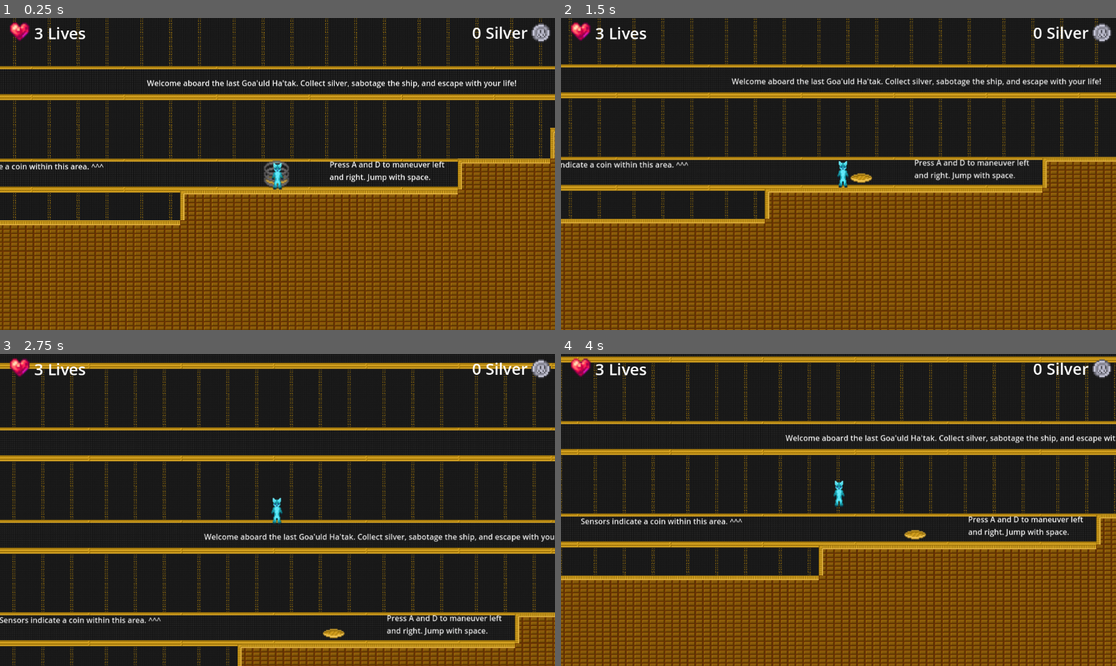
Above: before the commit, frames 1-4 (two rows, left to right).
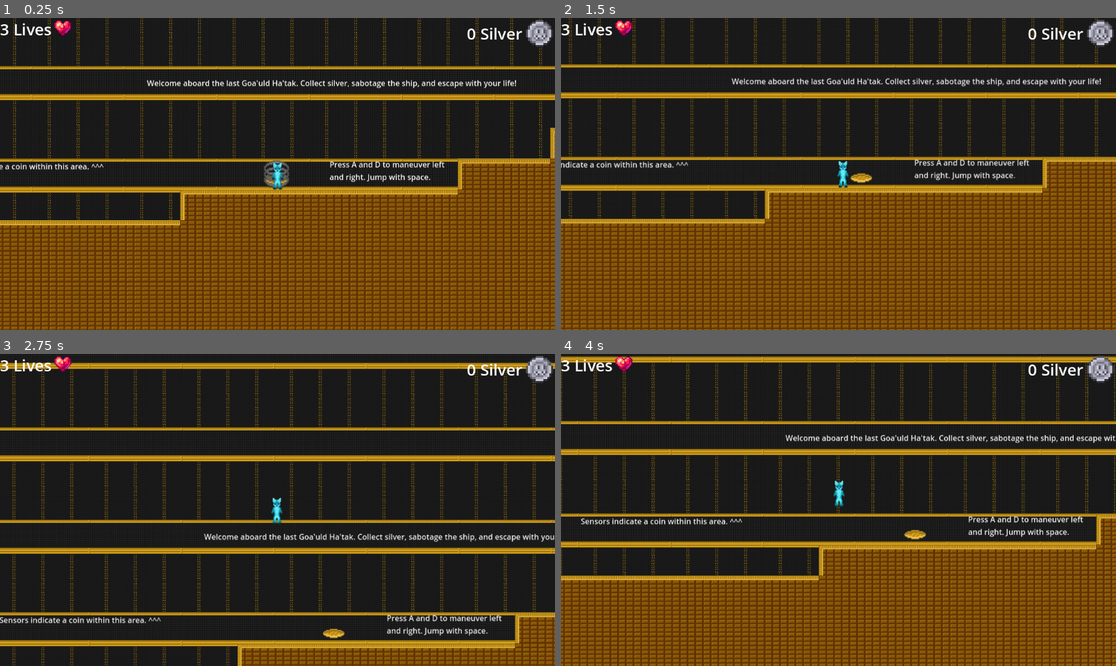
Above: after the commit, the same moments.

Repository: Novaliyn/SuperSilverHunter
Game: Godot game, scene res://main.tscn
Two runs of this game, one before a commit and one after it. Both use one fixed random seed, a clock stepped at 60 frames per second and the inputs below.
Inputs:
- Up to frame 1 (0.25 s): no input
- Up to frame 2 (1.5 s): tap A (KEYA) at 0.5, 0.6, 1.25 s; tap D (KEYD) at 0.8, 1.35 s
- Up to frame 3 (2.75 s): tap Space (Spacebar) at 1.55, 2.1 s; tap A (KEYA) at 2, 2.3 s
- Up to frame 4 (4 s): tap A (KEYA) at 2.75, 2.85, 3.5 s; tap D (KEYD) at 3.05, 3.6 s; tap Space (Spacebar) at 3.8 s

The runs differ from the first frame. In frame 1, 1.0% of the frame differs, in the area x 0-100%, y 0-10%; in frame 2, 1.0%; in frame 3, 1.0%; in frame 4, 1.0%.

Commit message:
rename player

Diff:
--- a/Levels/Level0.tscn
+++ b/Levels/Level0.tscn
@@ -2,8 +2,8 @@
 
 [ext_resource type="Texture2D" uid="uid://dpv3l8fum2hgm" path="res://images/End.jpg" id="1"]
 [ext_resource type="Texture2D" uid="uid://bv86omlqgxj30" path="res://images/Tilemap64.png" id="2"]
-[ext_resource type="PackedScene" uid="uid://flb8xv1teey1" path="res://Objects/Character.tscn" id="3"]
-[ext_resource type="PackedScene" uid="uid://bv0uhxnwjx1el" path="res://Objects/silver.tscn" id="4"]
+[ext_resource type="PackedScene" uid="uid://flb8xv1teey1" path="res://Objects/Player.tscn" id="3"]
+[ext_resource type="PackedScene" uid="uid://bv0uhxnwjx1el" path="res://Objects/Silver.tscn" id="4"]
 [ext_resource type="PackedScene" uid="uid://17jlpnassayg" path="res://Objects/gravity_orb.tscn" id="5"]
 [ext_resource type="PackedScene" uid="uid://4n1c43i8d1ig" path="res://Objects/exit_door.tscn" id="6"]
 [ext_resource type="PackedScene" uid="uid://b04lqfbxi8g64" path="res://Objects/stargate.tscn" id="7"]
@@ -13,73 +13,43 @@
 texture_region_size = Vector2i(64, 64)
 0:0/0 = 0
 0:0/0/physics_layer_0/polygon_0/points = PackedVector2Array(-32, -32, 32, -32, 32, 32, -32, 32)
-0:0/0/script = null
 1:0/0 = 0
 1:0/0/physics_layer_0/polygon_0/points = PackedVector2Array(-32, -32, 32, -32, 32, 32, -32, 32)
-1:0/0/script = null
 2:0/0 = 0
 2:0/0/physics_layer_0/polygon_0/points = PackedVector2Array(-32, -32, 32, -32, 32, 32, -32, 32)
-2:0/0/script = null
 3:0/0 = 0
-3:0/0/script = null
 5:0/0 = 0
-5:0/0/script = null
 7:0/0 = 0
-7:0/0/script = null
 9:0/0 = 0
-9:0/0/script = null
 0:1/0 = 0
 0:1/0/physics_layer_0/polygon_0/points = PackedVector2Array(-32, -32, 32, -32, 32, 32, -32, 32)
-0:1/0/script = null
 1:1/0 = 0
 1:1/0/physics_layer_0/polygon_0/points = PackedVector2Array(-32, -32, 32, -32, 32, 32, -32, 32)
-1:1/0/script = null
 2:1/0 = 0
 2:1/0/physics_layer_0/polygon_0/points = PackedVector2Array(-32, -32, 32, -32, 32, 32, -32, 32)
-2:1/0/script = null
 4:1/0 = 0
-4:1/0/script = null
 6:1/0 = 0
-6:1/0/script = null
 8:1/0 = 0
-8:1/0/script = null
 0:2/0 = 0
 0:2/0/physics_layer_0/polygon_0/points = PackedVector2Array(-32, -32, 32, -32, 32, 32, -32, 32)
-0:2/0/script = null
 1:2/0 = 0
 1:2/0/physics_layer_0/polygon_0/points = PackedVector2Array(-32, -32, 32, -32, 32, 32, -32, 32)
-1:2/0/script = null
 2:2/0 = 0
 2:2/0/physics_layer_0/polygon_0/points = PackedVector2Array(-32, -32, 32, -32, 32, 32, -32, 32)
-2:2/0/script = null
 3:2/0 = 0
-3:2/0/script = null
 5:2/0 = 0
-5:2/0/script = null
 7:2/0 = 0
-7:2/0/script = null
 9:2/0 = 0
-9:2/0/script = null
 0:3/0 = 0
-0:3/0/script = null
 2:3/0 = 0
-2:3/0/script = null
 4:3/0 = 0
-4:3/0/script = null
 6:3/0 = 0
-6:3/0/script = null
 8:3/0 = 0
-8:3/0/script = null
 1:4/0 = 0
-1:4/0/script = null
 3:4/0 = 0
-3:4/0/script = null
 5:4/0 = 0
-5:4/0/script = null
 7:4/0 = 0
-7:4/0/script = null
 9:4/0 = 0
-9:4/0/script = null
 
 [sub_resource type="TileSet" id="TileSet_4p0jq"]
 tile_size = Vector2i(64, 64)
--- a/Levels/Level1.tscn
+++ b/Levels/Level1.tscn
@@ -3,10 +3,10 @@
 [ext_resource type="Script" uid="uid://bi7enuilelefj" path="res://Scripts/level_1.gd" id="1"]
 [ext_resource type="Texture2D" uid="uid://ymr1iw76ibv7" path="res://images/Background.png" id="2"]
 [ext_resource type="Texture2D" uid="uid://bv86omlqgxj30" path="res://images/Tilemap64.png" id="3"]
-[ext_resource type="PackedScene" uid="uid://flb8xv1teey1" path="res://Objects/Character.tscn" id="4"]
+[ext_resource type="PackedScene" uid="uid://flb8xv1teey1" path="res://Objects/Player.tscn" id="4"]
 [ext_resource type="PackedScene" uid="uid://c2kqqqsjlg8yi" path="res://Objects/spike.tscn" id="5"]
-[ext_resource type="PackedScene" uid="uid://bv0uhxnwjx1el" path="res://Objects/silver.tscn" id="6"]
-[ext_resource type="PackedScene" uid="uid://c4iiik1f6sp3h" path="res://Objects/healthpack.tscn" id="7"]
+[ext_resource type="PackedScene" uid="uid://bv0uhxnwjx1el" path="res://Objects/Silver.tscn" id="6"]
+[ext_resource type="PackedScene" uid="uid://c4iiik1f6sp3h" path="res://Objects/HealthPack.tscn" id="7"]
 [ext_resource type="PackedScene" uid="uid://4n1c43i8d1ig" path="res://Objects/exit_door.tscn" id="8"]
 
 [sub_resource type="TileSetAtlasSource" id="TileSetAtlasSource_nutv8"]
@@ -14,73 +14,43 @@
 texture_region_size = Vector2i(64, 64)
 0:0/0 = 0
 0:0/0/physics_layer_0/polygon_0/points = PackedVector2Array(-32, -32, 32, -32, 32, 32, -32, 32)
-0:0/0/script = null
 1:0/0 = 0
 1:0/0/physics_layer_0/polygon_0/points = PackedVector2Array(-32, -32, 32, -32, 32, 32, -32, 32)
-1:0/0/script = null
 3:0/0 = 0
-3:0/0/script = null
 5:0/0 = 0
-5:0/0/script = null
 7:0/0 = 0
-7:0/0/script = null
 9:0/0 = 0
-9:0/0/script = null
 0:1/0 = 0
 0:1/0/physics_layer_0/polygon_0/points = PackedVector2Array(-32, -32, 32, -32, 32, 32, -32, 32)
-0:1/0/script = null
 2:1/0 = 0
 2:1/0/physics_layer_0/polygon_0/points = PackedVector2Array(-32, -32, 32, -32, 32, 32, -32, 32)
-2:1/0/script = null
 4:1/0 = 0
-4:1/0/script = null
 6:1/0 = 0
-6:1/0/script = null
 8:1/0 = 0
-8:1/0/script = null
 1:2/0 = 0
 1:2/0/physics_layer_0/polygon_0/points = PackedVector2Array(-32, -32, 32, -32, 32, 32, -32, 32)
-1:2/0/script = null
 3:2/0 = 0
-3:2/0/script = null
 5:2/0 = 0
-5:2/0/script = null
 7:2/0 = 0
-7:2/0/script = null
 9:2/0 = 0
-9:2/0/script = null
 0:3/0 = 0
-0:3/0/script = null
 2:3/0 = 0
-2:3/0/script = null
 4:3/0 = 0
-4:3/0/script = null
 6:3/0 = 0
-6:3/0/script = null
 8:3/0 = 0
-8:3/0/script = null
 1:4/0 = 0
-1:4/0/script = null
 3:4/0 = 0
-3:4/0/script = null
 5:4/0 = 0
-5:4/0/script = null
 7:4/0 = 0
-7:4/0/script = null
 9:4/0 = 0
-9:4/0/script = null
 1:1/0 = 0
 1:1/0/physics_layer_0/polygon_0/points = PackedVector2Array(-32, -32, 32, -32, 32, 32, -32, 32)
-1:1/0/script = null
 0:2/0 = 0
 0:2/0/physics_layer_0/polygon_0/points = PackedVector2Array(-32, -32, 32, -32, 32, 32, -32, 32)
-0:2/0/script = null
 2:0/0 = 0
 2:0/0/physics_layer_0/polygon_0/points = PackedVector2Array(-32, -32, 32, -32, 32, 32, -32, 32)
-2:0/0/script = null
 2:2/0 = 0
 2:2/0/physics_layer_0/polygon_0/points = PackedVector2Array(-32, -32, 32, -32, 32, 32, -32, 32)
-2:2/0/script = null
 
 [sub_resource type="TileSet" id="TileSet_05pb0"]
 tile_size = Vector2i(64, 64)
--- a/Levels/Level2.tscn
+++ b/Levels/Level2.tscn
@@ -3,10 +3,10 @@
 [ext_resource type="Script" uid="uid://cqkes7pg6satx" path="res://Scripts/level_2.gd" id="1"]
 [ext_resource type="Texture2D" uid="uid://ymr1iw76ibv7" path="res://images/Background.png" id="2"]
 [ext_resource type="Texture2D" uid="uid://bv86omlqgxj30" path="res://images/Tilemap64.png" id="3"]
-[ext_resource type="PackedScene" uid="uid://flb8xv1teey1" path="res://Objects/Character.tscn" id="4"]
+[ext_resource type="PackedScene" uid="uid://flb8xv1teey1" path="res://Objects/Player.tscn" id="4"]
 [ext_resource type="PackedScene" uid="uid://c2kqqqsjlg8yi" path="res://Objects/spike.tscn" id="5"]
-[ext_resource type="PackedScene" uid="uid://bv0uhxnwjx1el" path="res://Objects/silver.tscn" id="6"]
-[ext_resource type="PackedScene" uid="uid://c4iiik1f6sp3h" path="res://Objects/healthpack.tscn" id="7"]
+[ext_resource type="PackedScene" uid="uid://bv0uhxnwjx1el" path="res://Objects/Silver.tscn" id="6"]
+[ext_resource type="PackedScene" uid="uid://c4iiik1f6sp3h" path="res://Objects/HealthPack.tscn" id="7"]
 [ext_resource type="PackedScene" uid="uid://17jlpnassayg" path="res://Objects/gravity_orb.tscn" id="8"]
 [ext_resource type="PackedScene" uid="uid://cjljfn8klfkkt" path="res://Objects/moving_platform.tscn" id="9"]
 [ext_resource type="PackedScene" uid="uid://4n1c43i8d1ig" path="res://Objects/exit_door.tscn" id="10"]
@@ -16,73 +16,43 @@
 texture_region_size = Vector2i(64, 64)
 0:0/0 = 0
 0:0/0/physics_layer_0/polygon_0/points = PackedVector2Array(-32, -32, 32, -32, 32, 32, -32, 32)
-0:0/0/script = null
 1:0/0 = 0
 1:0/0/physics_layer_0/polygon_0/points = PackedVector2Array(-32, -32, 32, -32, 32, 32, -32, 32)
-1:0/0/script = null
 2:0/0 = 0
 2:0/0/physics_layer_0/polygon_0/points = PackedVector2Array(-32, -32, 32, -32, 32, 32, -32, 32)
-2:0/0/script = null
 3:0/0 = 0
-3:0/0/script = null
 5:0/0 = 0
-5:0/0/script = null
 7:0/0 = 0
-7:0/0/script = null
 9:0/0 = 0
-9:0/0/script = null
 0:1/0 = 0
 0:1/0/physics_layer_0/polygon_0/points = PackedVector2Array(-32, -32, 32, -32, 32, 32, -32, 32)
-0:1/0/script = null
 1:1/0 = 0
 1:1/0/physics_layer_0/polygon_0/points = PackedVector2Array(-32, -32, 32, -32, 32, 32, -32, 32)
-1:1/0/script = null
 2:1/0 = 0
 2:1/0/physics_layer_0/polygon_0/points = PackedVector2Array(-32, -32, 32, -32, 32, 32, -32, 32)
-2:1/0/script = null
 4:1/0 = 0
-4:1/0/script = null
 6:1/0 = 0
-6:1/0/script = null
 8:1/0 = 0
-8:1/0/script = null
 0:2/0 = 0
 0:2/0/physics_layer_0/polygon_0/points = PackedVector2Array(-32, -32, 32, -32, 32, 32, -32, 32)
-0:2/0/script = null
 1:2/0 = 0
 1:2/0/physics_layer_0/polygon_0/points = PackedVector2Array(-32, -32, 32, -32, 32, 32, -32, 32)
-1:2/0/script = null
 2:2/0 = 0
 2:2/0/physics_layer_0/polygon_0/points = PackedVector2Array(-32, -32, 32, -32, 32, 32, -32, 32)
-2:2/0/script = null
 3:2/0 = 0
-3:2/0/script = null
 5:2/0 = 0
-5:2/0/script = null
 7:2/0 = 0
-7:2/0/script = null
 9:2/0 = 0
-9:2/0/script = null
 0:3/0 = 0
-0:3/0/script = null
 2:3/0 = 0
-2:3/0/script = null
 4:3/0 = 0
-4:3/0/script = null
 6:3/0 = 0
-6:3/0/script = null
 8:3/0 = 0
-8:3/0/script = null
 1:4/0 = 0
-1:4/0/script = null
 3:4/0 = 0
-3:4/0/script = null
 5:4/0 = 0
-5:4/0/script = null
 7:4/0 = 0
-7:4/0/script = null
 9:4/0 = 0
-9:4/0/script = null
 
 [sub_resource type="TileSet" id="TileSet_vd23k"]
 tile_size = Vector2i(64, 64)
--- a/Levels/Level3.tscn
+++ b/Levels/Level3.tscn
@@ -3,10 +3,10 @@
 [ext_resource type="Script" uid="uid://b8uiuy05sguxt" path="res://Scripts/level_3.gd" id="1"]
 [ext_resource type="Texture2D" uid="uid://ymr1iw76ibv7" path="res://images/Background.png" id="2"]
 [ext_resource type="Texture2D" uid="uid://bv86omlqgxj30" path="res://images/Tilemap64.png" id="3"]
-[ext_resource type="PackedScene" uid="uid://flb8xv1teey1" path="res://Objects/Character.tscn" id="4"]
+[ext_resource type="PackedScene" uid="uid://flb8xv1teey1" path="res://Objects/Player.tscn" id="4"]
 [ext_resource type="PackedScene" uid="uid://c2kqqqsjlg8yi" path="res://Objects/spike.tscn" id="5"]
-[ext_resource type="PackedScene" uid="uid://bv0uhxnwjx1el" path="res://Objects/silver.tscn" id="6"]
-[ext_resource type="PackedScene" uid="uid://c4iiik1f6sp3h" path="res://Objects/healthpack.tscn" id="7"]
+[ext_resource type="PackedScene" uid="uid://bv0uhxnwjx1el" path="res://Objects/Silver.tscn" id="6"]
+[ext_resource type="PackedScene" uid="uid://c4iiik1f6sp3h" path="res://Objects/HealthPack.tscn" id="7"]
 [ext_resource type="PackedScene" uid="uid://17jlpnassayg" path="res://Objects/gravity_orb.tscn" id="8"]
 [ext_resource type="PackedScene" uid="uid://cjljfn8klfkkt" path="res://Objects/moving_platform.tscn" id="9"]
 [ext_resource type="PackedScene" uid="uid://4n1c43i8d1ig" path="res://Objects/exit_door.tscn" id="10"]
@@ -17,73 +17,43 @@
 texture_region_size = Vector2i(64, 64)
 0:0/0 = 0
 0:0/0/physics_layer_0/polygon_0/points = PackedVector2Array(-32, -32, 32, -32, 32, 32, -32, 32)
-0:0/0/script = null
 1:0/0 = 0
 1:0/0/physics_layer_0/polygon_0/points = PackedVector2Array(-32, -32, 32, -32, 32, 32, -32, 32)
-1:0/0/script = null
 2:0/0 = 0
 2:0/0/physics_layer_0/polygon_0/points = PackedVector2Array(-32, -32, 32, -32, 32, 32, -32, 32)
-2:0/0/script = null
 3:0/0 = 0
-3:0/0/script = null
 5:0/0 = 0
-5:0/0/script = null
 7:0/0 = 0
-7:0/0/script = null
 9:0/0 = 0
-9:0/0/script = null
 0:1/0 = 0
 0:1/0/physics_layer_0/polygon_0/points = PackedVector2Array(-32, -32, 32, -32, 32, 32, -32, 32)
-0:1/0/script = null
 1:1/0 = 0
 1:1/0/physics_layer_0/polygon_0/points = PackedVector2Array(-32, -32, 32, -32, 32, 32, -32, 32)
-1:1/0/script = null
 2:1/0 = 0
 2:1/0/physics_layer_0/polygon_0/points = PackedVector2Array(-32, -32, 32, -32, 32, 32, -32, 32)
-2:1/0/script = null
 4:1/0 = 0
-4:1/0/script = null
 6:1/0 = 0
-6:1/0/script = null
 8:1/0 = 0
-8:1/0/script = null
 0:2/0 = 0
 0:2/0/physics_layer_0/polygon_0/points = PackedVector2Array(-32, -32, 32, -32, 32, 32, -32, 32)
-0:2/0/script = null
 1:2/0 = 0
 1:2/0/physics_layer_0/polygon_0/points = PackedVector2Array(-32, -32, 32, -32, 32, 32, -32, 32)
-1:2/0/script = null
 2:2/0 = 0
 2:2/0/physics_layer_0/polygon_0/points = PackedVector2Array(-32, -32, 32, -32, 32, 32, -32, 32)
-2:2/0/script = null
 3:2/0 = 0
-3:2/0/script = null
 5:2/0 = 0
-5:2/0/script = null
 7:2/0 = 0
-7:2/0/script = null
 9:2/0 = 0
-9:2/0/script = null
 0:3/0 = 0
-0:3/0/script = null
 2:3/0 = 0
-2:3/0/script = null
 4:3/0 = 0
-4:3/0/script = null
 6:3/0 = 0
-6:3/0/script = null
 8:3/0 = 0
-8:3/0/script = null
 1:4/0 = 0
-1:4/0/script = null
 3:4/0 = 0
-3:4/0/script = null
 5:4/0 = 0
-5:4/0/script = null
 7:4/0 = 0
-7:4/0/script = null
 9:4/0 = 0
-9:4/0/script = null
 
 [sub_resource type="TileSet" id="TileSet_4p0jq"]
 tile_size = Vector2i(64, 64)
--- a/Levels/level_template.tscn
+++ b/Levels/level_template.tscn
@@ -2,12 +2,13 @@
 
 [ext_resource type="Texture2D" uid="uid://ymr1iw76ibv7" path="res://images/Background.png" id="1"]
 [ext_resource type="Texture2D" uid="uid://bv86omlqgxj30" path="res://images/Tilemap64.png" id="2"]
-[ext_resource type="PackedScene" uid="uid://flb8xv1teey1" path="res://Objects/Character.tscn" id="3"]
+[ext_resource type="PackedScene" uid="uid://flb8xv1teey1" path="res://Objects/Player.tscn" id="3"]
 [ext_resource type="PackedScene" uid="uid://c2kqqqsjlg8yi" path="res://Objects/spike.tscn" id="4"]
-[ext_resource type="PackedScene" uid="uid://bv0uhxnwjx1el" path="res://Objects/silver.tscn" id="5"]
-[ext_resource type="PackedScene" uid="uid://c4iiik1f6sp3h" path="res://Objects/healthpack.tscn" id="6"]
+[ext_resource type="PackedScene" uid="uid://bv0uhxnwjx1el" path="res://Objects/Silver.tscn" id="5"]
+[ext_resource type="PackedScene" uid="uid://c4iiik1f6sp3h" path="res://Objects/HealthPack.tscn" id="6"]
 [ext_resource type="PackedScene" uid="uid://17jlpnassayg" path="res://Objects/gravity_orb.tscn" id="7"]
 [ext_resource type="PackedScene" uid="uid://4n1c43i8d1ig" path="res://Objects/exit_door.tscn" id="8"]
+
 
 [sub_resource type="TileSetAtlasSource" id="TileSetAtlasSource_fksqx"]
 texture = ExtResource("2")
--- a/Objects/Character.tscn
+++ b/Objects/Player.tscn
@@ -1,6 +1,6 @@
-[gd_scene load_steps=16 format=4 uid="uid://flb8xv1teey1"]
+[gd_scene load_steps=16 format=3 uid="uid://flb8xv1teey1"]
 
-[ext_resource type="Script" uid="uid://b34dih41gofeh" path="res://Scripts/Character.gd" id="1"]
+[ext_resource type="Script" uid="uid://b34dih41gofeh" path="res://Scripts/Player.gd" id="1"]
 [ext_resource type="Texture2D" uid="uid://d3h0nq3tinkkw" path="res://images/Character/Character.png" id="2"]
 [ext_resource type="Texture2D" uid="uid://cw6vhtnij4t2y" path="res://images/Character/running_left.png" id="3"]
 [ext_resource type="Texture2D" uid="uid://bwe4d6vde7yts" path="res://images/Character/running_right.png" id="4"]
@@ -90,7 +90,7 @@
 "speed": 5.0
 }]
 
-[node name="Character" type="CharacterBody2D"]
+[node name="Player" type="CharacterBody2D" groups=["Player"]]
 top_level = true
 script = ExtResource("1")
 
--- a/Scripts/Character.gd
+++ /dev/null
@@ -1,40 +0,0 @@
-extends CharacterBody2D
-class_name Character
-
-var SPEED = 600.0
-var JUMP_VELOCITY = -500.0
-var Jump = false
-
-@onready var sprite: AnimatedSprite2D = $AnimatedSprite2D
-
-func _ready():
-    sprite.play("Idle")
-
-func _physics_process(delta: float) -> void :
-    if not is_on_floor() and not is_on_wall() and Input.is_action_just_pressed("Spacebar") and Jump == false:
-        velocity.y = JUMP_VELOCITY * Global.GravDirection
-        Jump = true
-
-    if not is_on_floor() or not is_on_ceiling() and Global.GravDirection == -1:
-        velocity += get_gravity() * delta * Global.GravDirection
-
-    if is_on_floor() and Global.GravDirection == 1 or is_on_ceiling() and Global.GravDirection == -1:
-        Jump = false
-
-    if Input.is_action_just_pressed("Spacebar") and is_on_floor() or Input.is_action_just_pressed("Spacebar") and is_on_wall():
-        velocity.y = JUMP_VELOCITY * Global.GravDirection
-
-    var direction: = Input.get_axis("KEYA", "KEYD")
-    if direction:
-        velocity.x = direction * SPEED
-    else:
-        velocity.x = move_toward(velocity.x, 0, SPEED)
-
-    if velocity.x < 0:
-        sprite.play("Left")
-    elif velocity.x > 0:
-        sprite.play("Right")
-    else:
-        sprite.play("Idle")
-
-    move_and_slide()
--- /dev/null
+++ b/Scripts/Player.gd
@@ -0,0 +1,39 @@
+extends CharacterBody2D
+
+var SPEED = 600.0
+var JUMP_VELOCITY = -500.0
+var Jump = false
+
+@onready var sprite: AnimatedSprite2D = $AnimatedSprite2D
+
+func _ready():
+	sprite.play("Idle")
+
+func _physics_process(delta: float) -> void :
+	if not is_on_floor() and not is_on_wall() and Input.is_action_just_pressed("Spacebar") and Jump == false:
+		velocity.y = JUMP_VELOCITY * Global.GravDirection
+		Jump = true
+
+	if not is_on_floor() or not is_on_ceiling() and Global.GravDirection == -1:
+		velocity += get_gravity() * delta * Global.GravDirection
+
+	if is_on_floor() and Global.GravDirection == 1 or is_on_ceiling() and Global.GravDirection == -1:
+		Jump = false
+
+	if Input.is_action_just_pressed("Spacebar") and is_on_floor() or Input.is_action_just_pressed("Spacebar") and is_on_wall():
+		velocity.y = JUMP_VELOCITY * Global.GravDirection
+
+	var direction: = Input.get_axis("KEYA", "KEYD")
+	if direction:
+		velocity.x = direction * SPEED
+	else:
+		velocity.x = move_toward(velocity.x, 0, SPEED)
+
+	if velocity.x < 0:
+		sprite.play("Left")
+	elif velocity.x > 0:
+		sprite.play("Right")
+	else:
+		sprite.play("Idle")
+
+	move_and_slide()
--- a/Scripts/exit_door.gd
+++ b/Scripts/exit_door.gd
@@ -6,17 +6,17 @@
 var Finished = 0
 
 func _ready():
-    sprite.play("Start")
+	sprite.play("Start")
 
 func _on_body_entered(body: Node2D):
-    if body is Character and Active == 1:
-        sprite.play("Use")
-        Finished = 1
+	if body.is_in_group("Player") and Active == 1:
+		sprite.play("Use")
+		Finished = 1
 
 
 func _on_animated_sprite_2d_animation_finished() -> void :
-    if Finished == 1:
-        Global.Level += 1
-        Signaler.changeLevel.emit(int(Global.Level))
-    else:
-        sprite.play("Standbye")
+	if Finished == 1:
+		Global.Level += 1
+		Signaler.changeLevel.emit(int(Global.Level))
+	else:
+		sprite.play("Standbye")
--- a/Scripts/gravity_orb.gd
+++ b/Scripts/gravity_orb.gd
@@ -4,9 +4,9 @@
 
 
 func _on_body_entered(body: Node2D) -> void :
-    if body is Character and Active == 1 and Global.GravDirection == 1:
-        Global.GravDirection = -1
-    elif body is Character and Active == 1 and Global.GravDirection == -1:
-        Global.GravDirection = 1
-    if body is Character and Active == 0:
-        Global.GravDirection = 1
+	if body.is_in_group("Player") and Active == 1 and Global.GravDirection == 1:
+		Global.GravDirection = -1
+	elif body.is_in_group("Player") and Active == 1 and Global.GravDirection == -1:
+		Global.GravDirection = 1
+	if body.is_in_group("Player") and Active == 0:
+		Global.GravDirection = 1
--- a/Scripts/healthpack.gd
+++ b/Scripts/healthpack.gd
@@ -2,7 +2,7 @@
 @export var HealthPoints: int = 1
 
 func _on_body_entered(body: Node2D) -> void :
-    if body is Character and not Global.lives == 5:
-        Global.lives += 1
-        self.queue_free()
-    Signaler.UpdateScore.emit()
+	if body.is_in_group("Player") and not Global.lives == 5:
+		Global.lives += 1
+		self.queue_free()
+	Signaler.UpdateScore.emit()
--- a/Scripts/main.gd
+++ b/Scripts/main.gd
@@ -3,8 +3,8 @@
 
 @onready var hud: Control = $HUD
 @onready var gamelevel: Node2D = $Gamelevel
-@onready var lives: Label = $HUD / CanvasLayer / Lives
-@onready var silver: Label = $HUD / CanvasLayer / Silver
+@onready var lives: Label = $HUD/CanvasLayer/HBoxContainer2/Lives
+@onready var silver: Label = $HUD/CanvasLayer/HBoxContainer/Silver
 var levelInstance: Node2D
 
 
--- a/Scripts/silver.gd
+++ b/Scripts/silver.gd
@@ -2,7 +2,7 @@
 @export var value: int = 1
 
 func _on_body_entered(body: Node2D) -> void :
-    if body is Character:
-        Global.score += value
-        self.queue_free()
-        Signaler.UpdateScore.emit()
+	if body.is_in_group("Player"):
+		Global.score += value
+		self.queue_free()
+		Signaler.UpdateScore.emit()
--- a/Scripts/spike.gd
+++ b/Scripts/spike.gd
@@ -2,12 +2,12 @@
 @export var damage: int = 1
 
 func _on_body_entered(body: Node2D) -> void :
-    if body is Character:
-        Global.lives -= damage
-        if Global.lives <= 0:
-            print("you have failed. the mothership lives")
-            Global.GravDirection = 1
-            Global.lives = 3
-            Global.score = 0
-            Signaler.changeLevel.emit(Global.Level)
-        Signaler.UpdateScore.emit()
+	if body.is_in_group("Player"):
+		Global.lives -= damage
+		if Global.lives <= 0:
+			print("you have failed. the mothership lives")
+			Global.GravDirection = 1
+			Global.lives = 3
+			Global.score = 0
+			Signaler.changeLevel.emit(Global.Level)
+		Signaler.UpdateScore.emit()
--- a/Scripts/stargate.gd
+++ b/Scripts/stargate.gd
@@ -5,5 +5,5 @@
 
 
 func _on_body_entered(body: Node2D) -> void :
-    if body is Character and Enabled == 1:
-        Signaler.GameEnd.emit()
+	if body.is_in_group("Player") and Enabled == 1:
+		Signaler.GameEnd.emit()
--- a/main.tscn
+++ b/main.tscn
@@ -24,36 +24,36 @@
 
 [node name="CanvasLayer" type="CanvasLayer" parent="HUD"]
 
-[node name="Lives" type="Label" parent="HUD/CanvasLayer"]
-offset_left = 71.0
-offset_top = 8.0
-offset_right = 234.0
-offset_bottom = 50.0
+[node name="HBoxContainer2" type="HBoxContainer" parent="HUD/CanvasLayer"]
+offset_right = 111.0
+offset_bottom = 46.0
+
+[node name="Lives" type="Label" parent="HUD/CanvasLayer/HBoxContainer2"]
+layout_mode = 2
 theme_override_font_sizes/font_size = 33
 text = "3 Lives"
 
-[node name="Silver" type="Label" parent="HUD/CanvasLayer"]
-offset_left = 980.0
-offset_top = 7.0
-offset_right = 1095.0
-offset_bottom = 53.0
+[node name="lives" type="TextureRect" parent="HUD/CanvasLayer/HBoxContainer2"]
+texture_filter = 1
+custom_minimum_size = Vector2(40, 40)
+layout_mode = 2
+texture = ExtResource("2_h2yge")
+stretch_mode = 4
+
+[node name="HBoxContainer" type="HBoxContainer" parent="HUD/CanvasLayer"]
+anchors_preset = 1
+anchor_left = 1.0
+anchor_right = 1.0
+offset_left = -119.0
+offset_bottom = 46.0
+grow_horizontal = 0
+
+[node name="Silver" type="Label" parent="HUD/CanvasLayer/HBoxContainer"]
+layout_mode = 2
 theme_override_font_sizes/font_size = 33
 text = "0 Silver"
 
-[node name="lives" type="TextureRect" parent="HUD/CanvasLayer"]
-offset_left = 18.0
-offset_top = 4.0
-offset_right = 67.0
-offset_bottom = 50.0
-texture = ExtResource("2")
-expand_mode = 1
+[node name="silver" type="TextureRect" parent="HUD/CanvasLayer/HBoxContainer"]
+layout_mode = 2
+texture = ExtResource("3_1bvp3")
 stretch_mode = 4
-
-[node name="silver" type="TextureRect" parent="HUD/CanvasLayer"]
-offset_left = 1100.0
-offset_top = 8.0
-offset_right = 1149.0
-offset_bottom = 54.0
-texture = ExtResource("3")
-expand_mode = 1
-stretch_mode = 4
--- a/project.godot
+++ b/project.godot
@@ -25,6 +25,10 @@
 
 enabled=PackedStringArray("res://addons/godot_super-wakatime/plugin.cfg")
 
+[global_group]
+
+Player=""
+
 [input]
 
 KEYA={
Renamed: Scripts/Character.gd.uid -> Scripts/Player.gd.uid
Not shown: 2 places in main.tscn that only renumber resources
